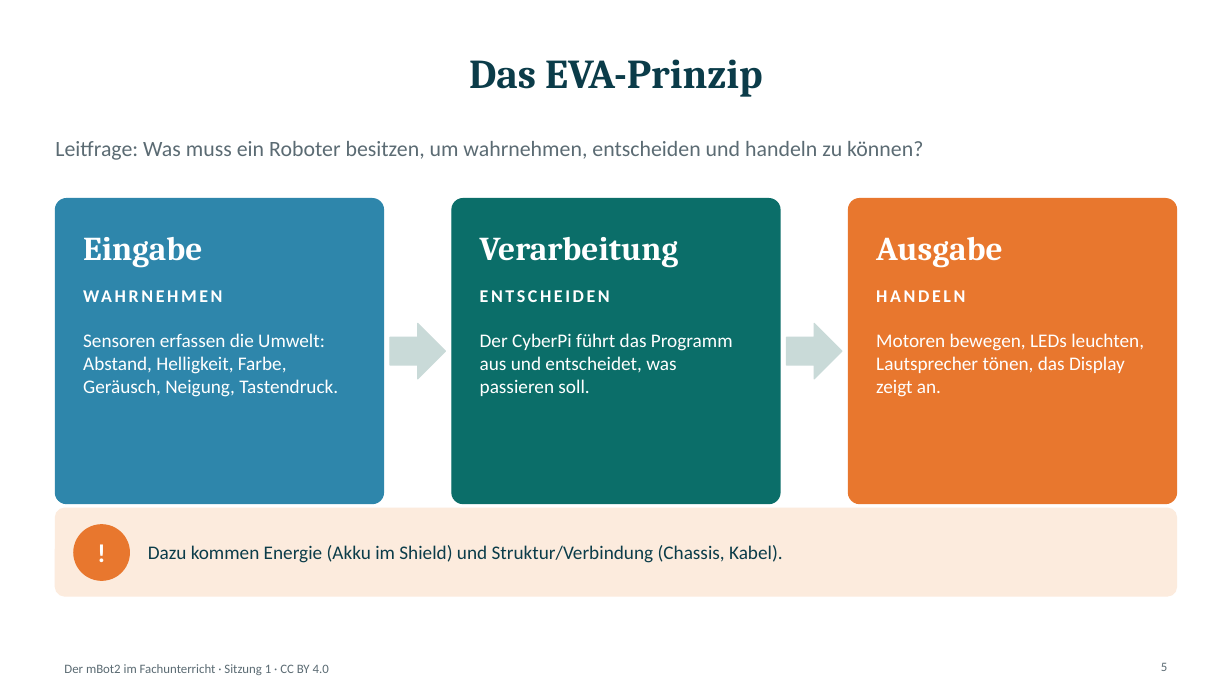
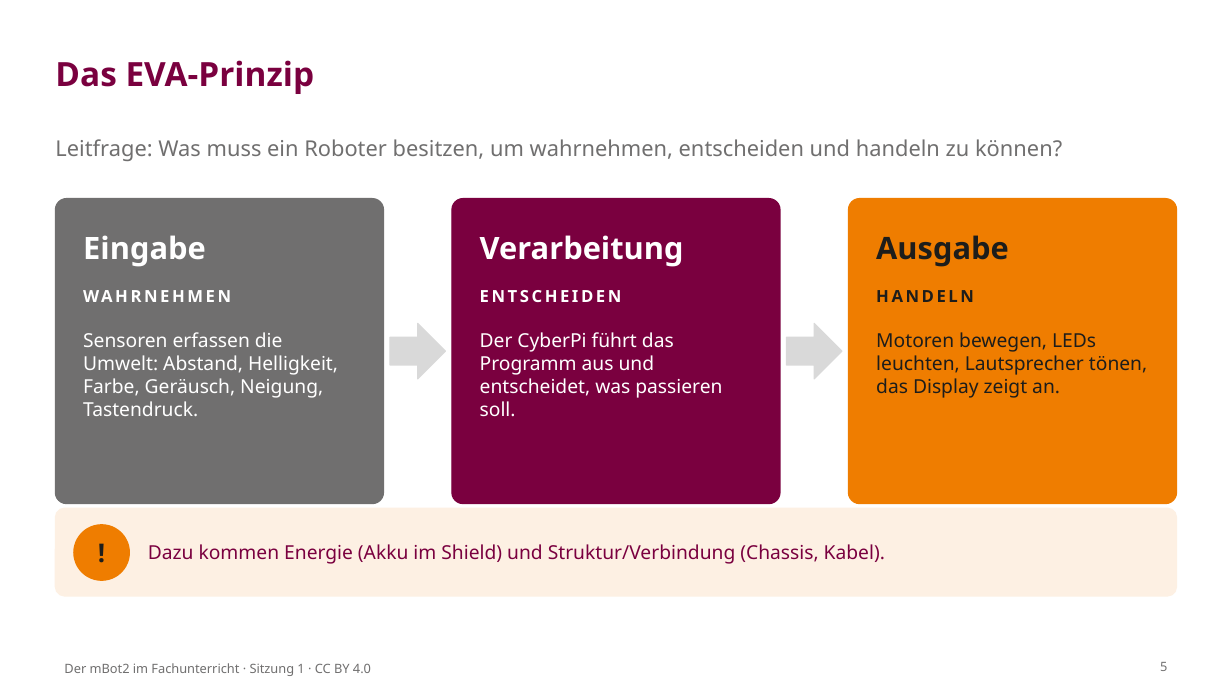
Before and after one commit to OVGU-VET-TechEd/MBOT2_Weiterbildung, a slide deck: slide 5 of Session_1_Aufbau_und_EVA/S1_Folien.pptx. Drawn at 1232x693 pixels with LibreOffice and Linux fonts; fonts in the diff are those of the drawing; background and template pictures are left out. Boxes give left, top, right and bottom in pixels: in the first picture for what was removed or moved away, otherwise in the second. Text is boxed around its words. In the diff, an @@ line names an element or a change of style, - is before the commit and + after.

```diff
--- a/Session_1_Aufbau_und_EVA/S1_Folien.pptx
+++ b/Session_1_Aufbau_und_EVA/S1_Folien.pptx
@@ title "Das EVA-Prinzip" at <box>55,60,315,94</box>: size 32 to 26 pt, font Cambria to Noto Sans, text colour #0B3C49 to #7A003F; alignment centre to left @@
@@ rounded rectangle at <box>55,199,384,504</box>: fill #2E86AB to #706F6F; outline #2E86AB 1 pt to #706F6F 1 pt @@
@@ rounded rectangle at <box>452,199,780,504</box>: fill #0B6E69 to #7A003F; outline #0B6E69 1 pt to #7A003F 1 pt @@
@@ rounded rectangle at <box>848,199,1177,504</box>: fill #E8772E to #EF7D00; outline #E8772E 1 pt to #EF7D00 1 pt @@
@@ text "Eingabe" at <box>83,235,206,267</box>: size 26 to 24 pt, font Cambria to Noto Sans @@
@@ text "Verarbeitung" at <box>480,235,684,267</box>: size 26 to 24 pt, font Cambria to Noto Sans @@
@@ text "Ausgabe" at <box>876,235,1009,267</box>: size 26 to 24 pt, font Cambria to Noto Sans, text colour #FFFFFF to #1D1D1B @@
@@ text "WAHRNEHMEN" at <box>83,277,356,314</box>: size 14 to 13 pt, font Calibri to Noto Sans @@
@@ text "ENTSCHEIDEN" at <box>480,290,622,302</box>: size 14 to 13 pt, font Calibri to Noto Sans @@
@@ text "HANDELN" at <box>876,290,974,302</box>: size 14 to 13 pt, font Calibri to Noto Sans, text colour #FFFFFF to #1D1D1B @@
@@ text "Sensoren erfassen die Umwelt: Abstand, ..." at <box>83,332,338,416</box>: font Calibri to Noto Sans @@
@@ right arrow at <box>390,323,445,379</box>: fill #C9DAD8 to #D9D9D9; outline #C9DAD8 1 pt to #D9D9D9 1 pt @@
@@ text "Der CyberPi führt das Programm ..." at <box>480,332,722,417</box>: font Calibri to Noto Sans @@
@@ right arrow at <box>787,323,842,379</box>: fill #C9DAD8 to #D9D9D9; outline #C9DAD8 1 pt to #D9D9D9 1 pt @@
@@ text "Motoren bewegen, LEDs leuchten, Lautsprecher ..." at <box>876,332,1147,398</box>: font Calibri to Noto Sans, text colour #FFFFFF to #1D1D1B @@
@@ rounded rectangle at <box>55,508,1177,596</box>: fill #FCEBDD to #FDF0E3; outline #FCEBDD 1 pt to #FDF0E3 1 pt @@
@@ text "Dazu kommen Energie (Akku im ..." at <box>148,544,885,564</box>: font Calibri to Noto Sans, text colour #0B3C49 to #7A003F @@
@@ text "!" at <box>74,525,129,580</box>: font Calibri to Noto Sans, text colour #FFFFFF to #1D1D1B @@
@@ ellipse at <box>74,525,129,580</box>: fill #E8772E to #EF7D00; outline #E8772E 1 pt to #EF7D00 1 pt @@
@@ font Calibri to Noto Sans, text colour #5B6B73 to #706F6F in 3 elements at <box>55,139,1062,161</box>, <box>1160,662,1167,671</box>, <box>64,663,371,676</box> @@
```
Also in this commit, not shown: 13 other slides changed, 57 other files.
